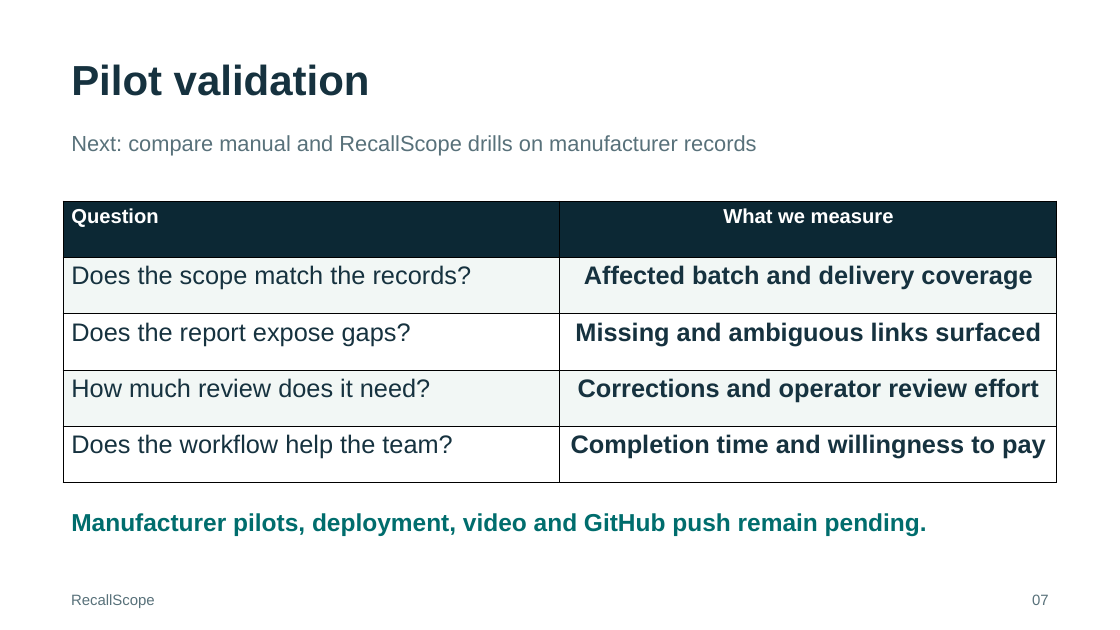
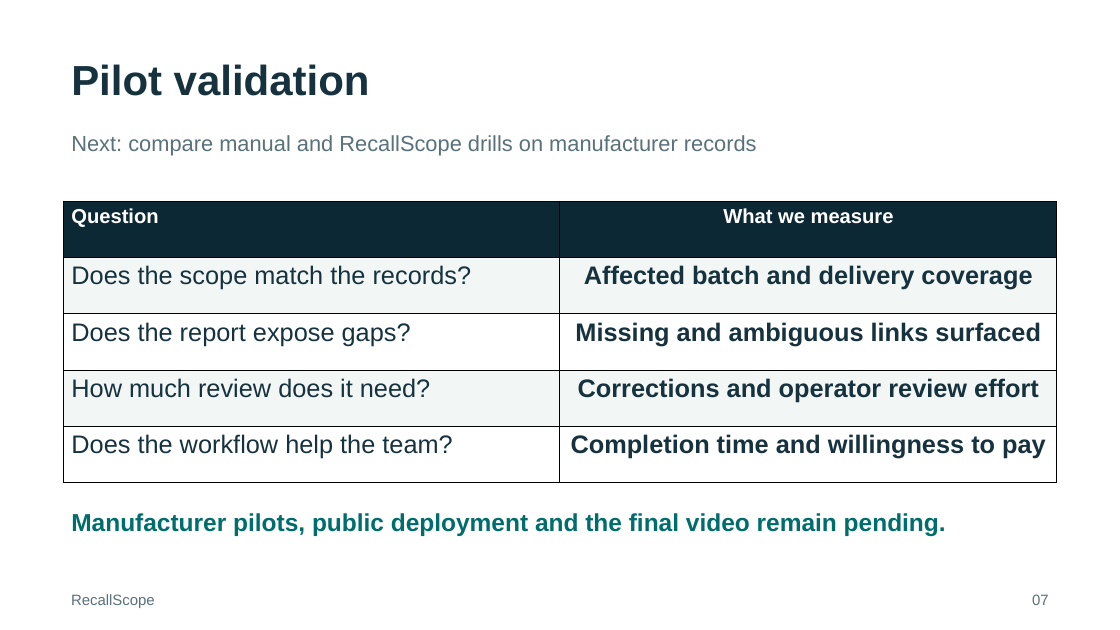
Before and after one commit to HackIndiaXYZ/ai-first-startup-hackathon-build-a-startup-using-ai-only-console, a slide deck: slide 7 of docs/RecallScope-Pitch.pptx. Drawn at 1120x630 pixels with LibreOffice and Linux fonts; fonts in the diff are those of the drawing. Boxes give left, top, right and bottom in pixels: in the first picture for what was removed or moved away, otherwise in the second. Text is boxed around its words. In the diff, an @@ line names an element or a change of style, - is before the commit and + after.

Commit message:
Prepare RecallScope for official GitHub publication

```diff
--- a/docs/RecallScope-Pitch.pptx
+++ b/docs/RecallScope-Pitch.pptx
@@ text at (71,513,946,536): text changed @@
-Manufacturer pilots, deployment, video and GitHub push remain pending.
+Manufacturer pilots, public deployment and the final video remain pending.
```
Also in this commit, not shown: 8 other files.
